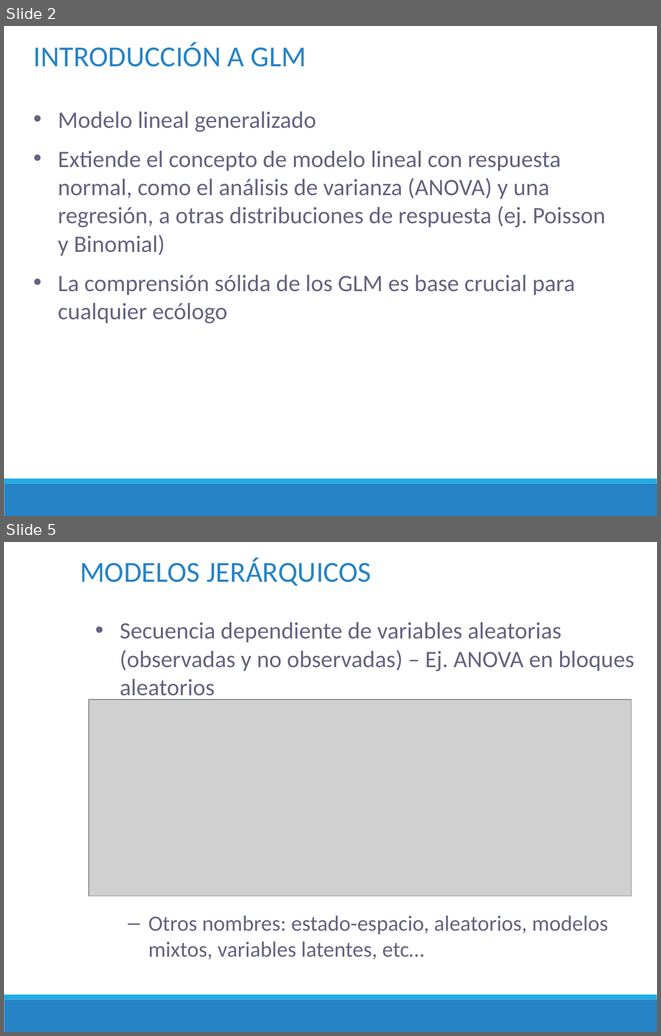
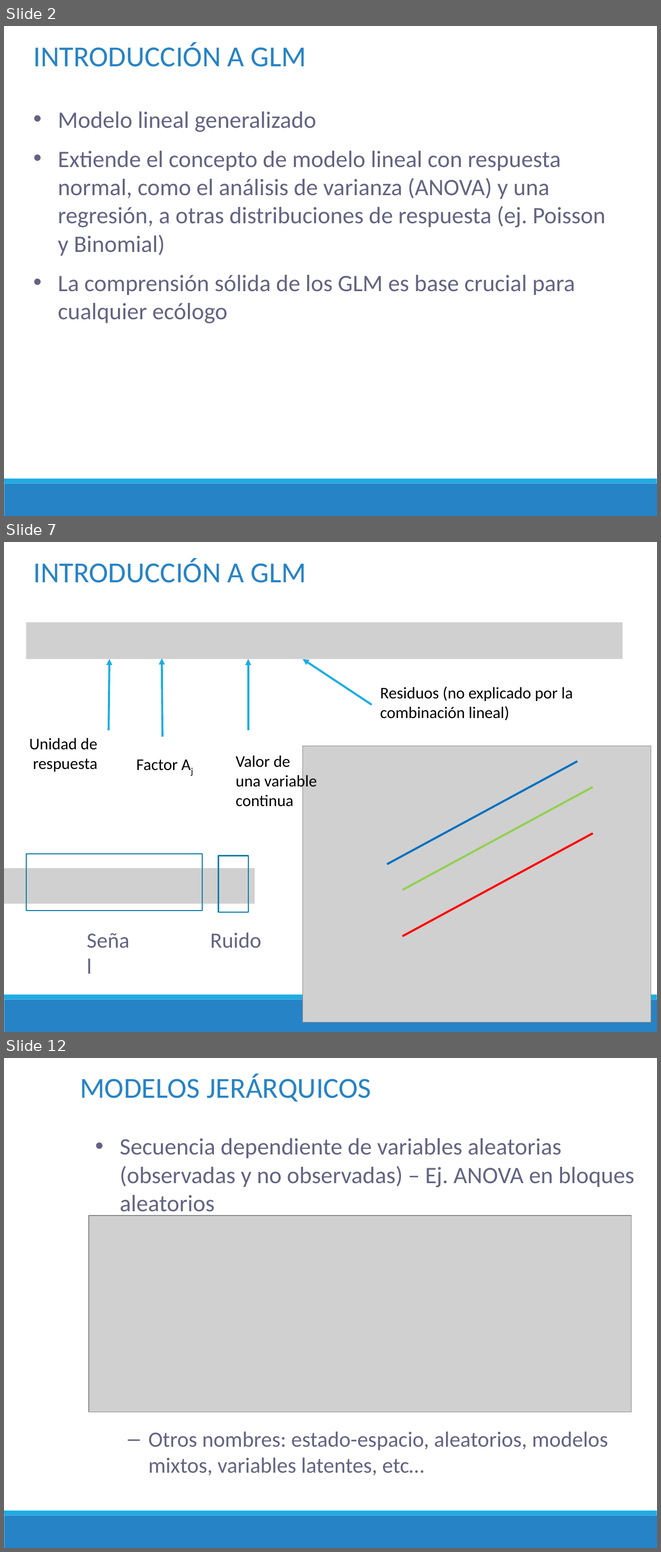
Before and after one commit to DrIgoA/Curso-Ocupacion23, a slide deck: ppt/Modulo 4_Ocupacion2023.pptx. Shown one above the other, each under a label of ours: slides 2 and 5 before the commit, slides 2, 7 and 12 after it; the slides between them are not shown. The pictures are 661x1036 and 661x1552 pixels, drawn with LibreOffice and Linux fonts; fonts in the diff are those of the drawing; grey boxes stand for pictures. Boxes give left, top, right and bottom in pixels: in the first picture for what was removed or moved away, otherwise in the second. Text is boxed around its words. In the diff, an @@ line names an element or a change of style, - is before the commit and + after.

```diff
--- a/ppt/Modulo 4_Ocupacion2023.pptx
+++ b/ppt/Modulo 4_Ocupacion2023.pptx
@@ slide 7 added at <box>4,542,657,1032</box>, background #FFFFFF; not listed: 2 template elements that a slide beside it also shows @@
@@ text added at <box>34,558,306,583</box>, 32 pt, text #2683C6 @@
+INTRODUCCIÓN A GLM
@@ picture added at <box>26,623,623,659</box> @@
@@ arrow added from (108, 730) to (109, 659), #1CADE4 2.25 pt @@
@@ arrow added from (162, 737) to (162, 658), #1CADE4 2.25 pt @@
@@ arrow added from (248, 730) to (248, 659), #1CADE4 2.25 pt @@
@@ arrow added from (372, 705) to (302, 659), #1CADE4 2.25 pt @@
@@ text added at <box>380,686,573,720</box>, 18 pt, text #000000 @@
+Residuos (no explicado por la combinación lineal)
@@ text added at <box>29,738,98,771</box>, 18 pt, text #000000 @@
+Unidad de
+respuesta
@@ picture added at <box>302,746,651,1022</box> @@
@@ text added at <box>136,759,178,770</box>, 18 pt, text #000000 @@
+Factor Aj
@@ text added at <box>236,755,317,806</box>, 18 pt, text #000000 @@
+Valor de
+una variable
+continua
@@ line added from (387, 864) to (577, 761), #0070C0 2.25 pt @@
@@ line added from (403, 889) to (593, 787), #92D050 2.25 pt @@
@@ line added from (403, 936) to (593, 833), #FF0000 2.25 pt @@
@@ rectangle added at <box>26,854,203,910</box>, outline #1580A9 1.25 pt @@
@@ rectangle added at <box>218,855,248,912</box>, outline #1580A9 1.25 pt @@
@@ picture added at <box>4,868,255,903</box> @@
@@ text added at <box>80,923,139,955</box>, 24 pt, text #636382 @@
+Señal
@@ text added at <box>210,932,261,948</box>, 24 pt, text #636382 @@
+Ruido
@@ what was slide 5 is now slide 12 @@
```
Also in this commit, not shown: 2 slides changed, 6 other slides added, 2 other files.
